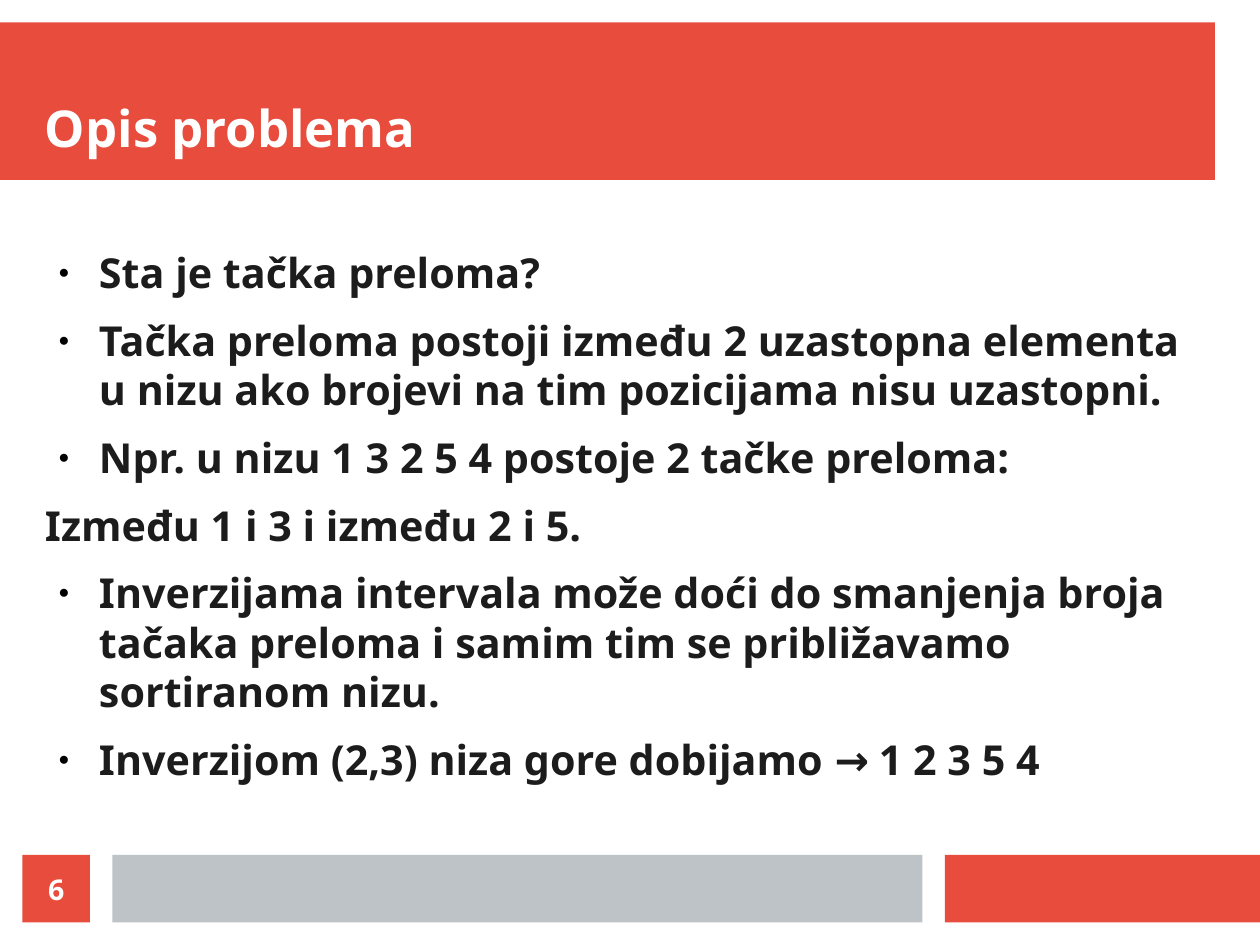
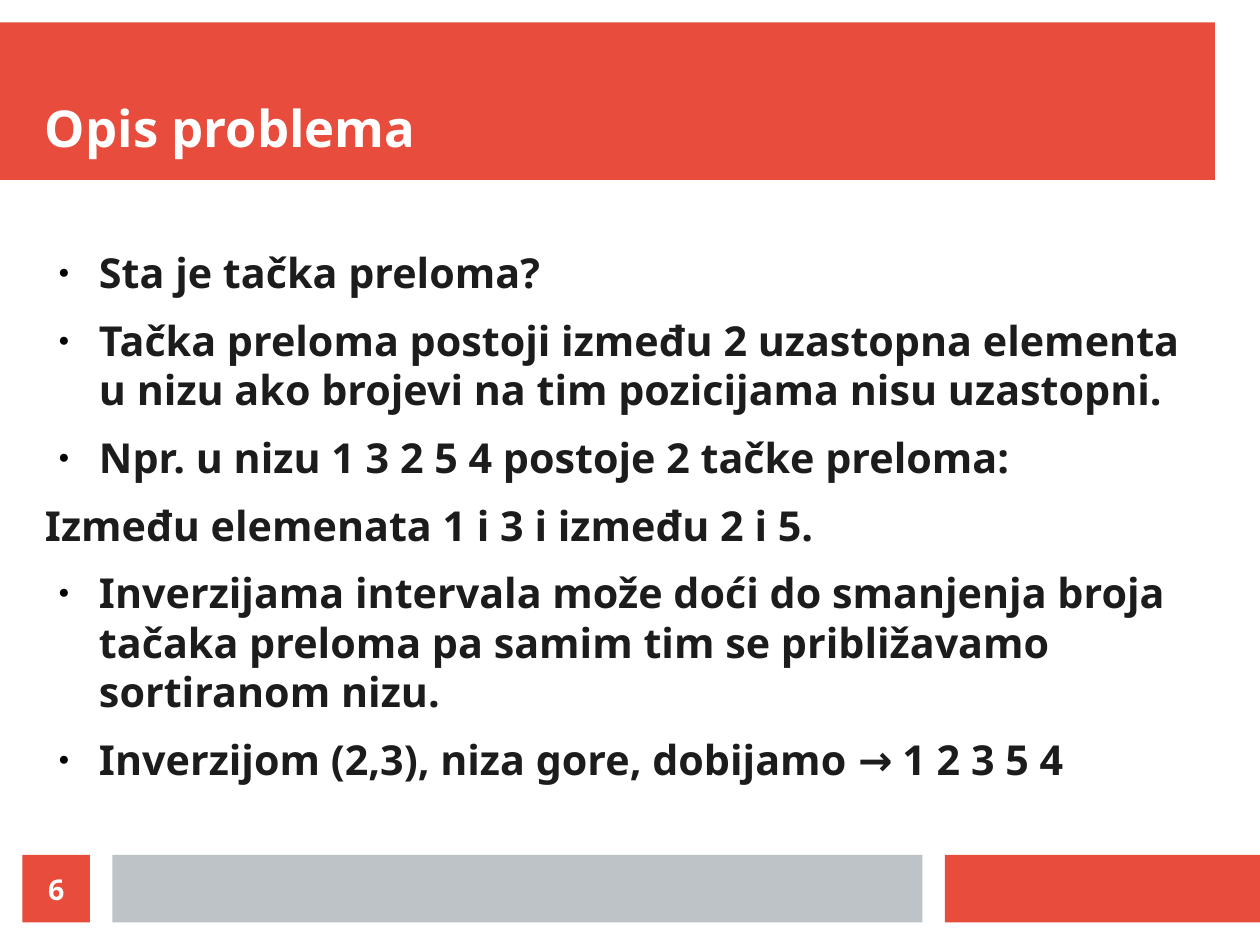
Before and after one commit to LukaVujcic/Minimum-Sorting-By-Reversals, a slide deck: slide 6 of prezentacija.odp. Drawn at 1260x945 pixels with LibreOffice and Linux fonts; fonts in the diff are those of the drawing. Boxes give left, top, right and bottom in pixels: in the first picture for what was removed or moved away, otherwise in the second. Text is boxed around its words. In the diff, an @@ line names an element or a change of style, - is before the commit and + after.

```diff
--- a/prezentacija.odp
+++ b/prezentacija.odp
@@ text at (45, 509, 1164, 785): text changed @@
-Između 1 i 3 i između 2 i 5.
-● Inverzijama intervala može doći do smanjenja broja tačaka preloma i samim tim se približavamo sortiranom nizu.
-● Inverzijom (2,3) niza gore dobijamo → 1 2 3 5 4
+Između elemenata 1 i 3 i između 2 i 5.
+● Inverzijama intervala može doći do smanjenja broja tačaka preloma pa samim tim se približavamo sortiranom nizu.
+● Inverzijom (2,3), niza gore, dobijamo → 1 2 3 5 4
```
Also in this commit, not shown: 7 other slides changed.
